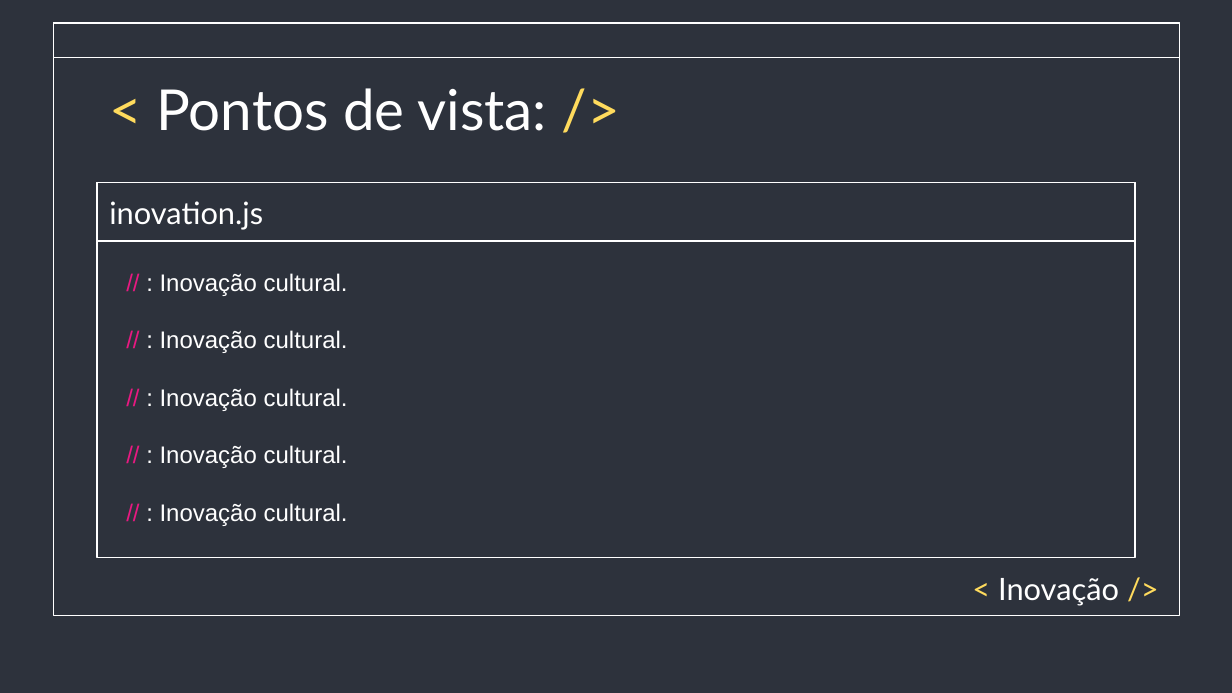
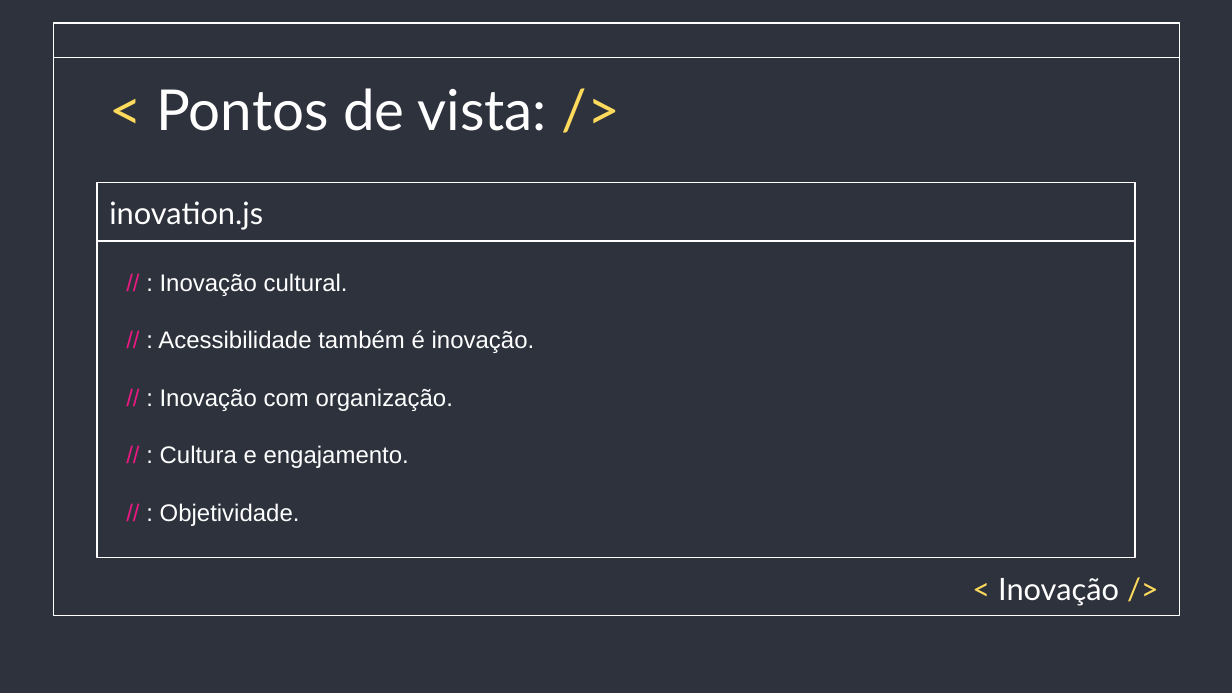
Before and after one commit to saintalex93/TestingHabitPresentation, a slide deck: slide 23 of Testes e Inovação - Semana de qualidade.pptx (slide 19 before the commit). Drawn at 1232x693 pixels with LibreOffice and Linux fonts; fonts in the diff are those of the drawing. Boxes give left, top, right and bottom in pixels: in the first picture for what was removed or moved away, otherwise in the second. Text is boxed around its words. In the diff, an @@ line names an element or a change of style, - is before the commit and + after.

Commit message:
[Semana da Qualidade] - Slides inovação e qualidade

```diff
--- a/Testes e Inovação - Semana de qualidade.pptx
+++ b/Testes e Inovação - Semana de qualidade.pptx
@@ text at [158,330,535,526]: text changed @@
-// : Inovação cultural.
-// : Inovação cultural.
-// : Inovação cultural.
-// : Inovação cultural.
+// : Acessibilidade também é inovação.
+// : Inovação com organização.
+// : Cultura e engajamento.
+// : Objetividade.
```
Also in this commit, not shown: 3 other slides changed, 5 slides added.
